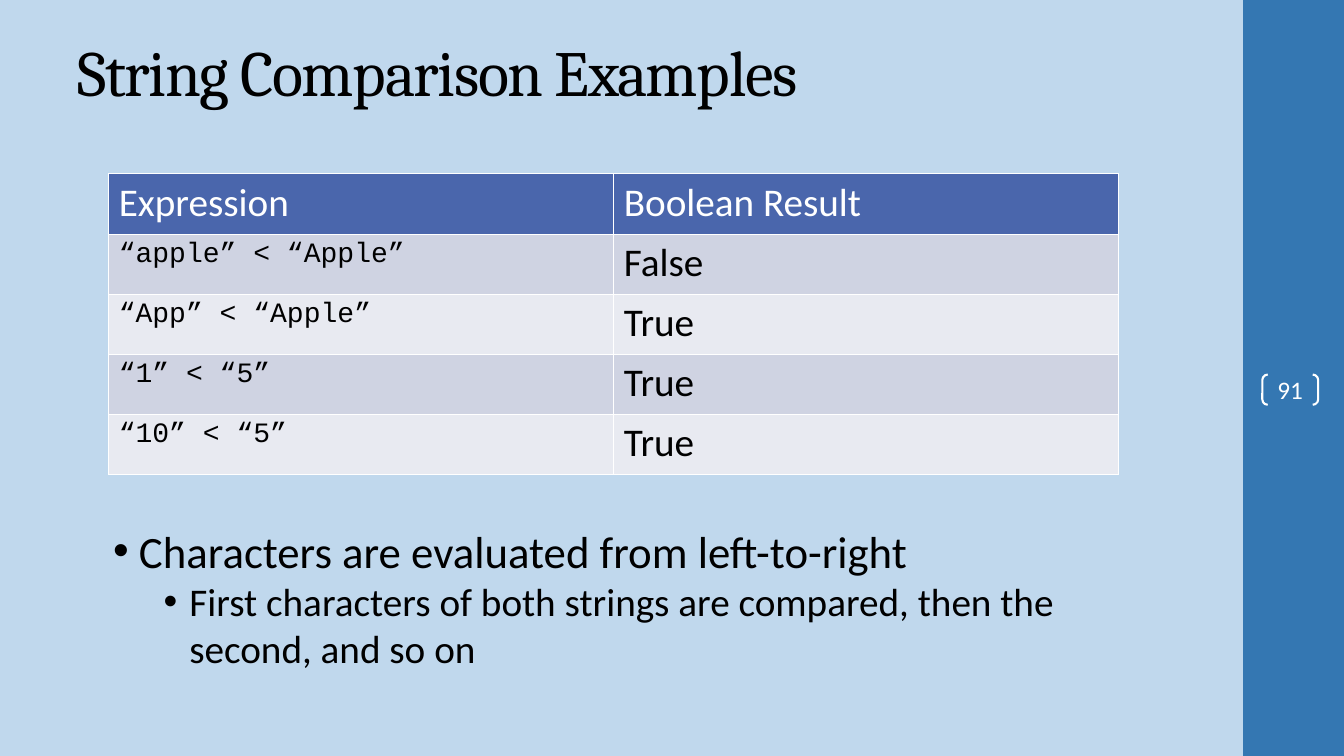
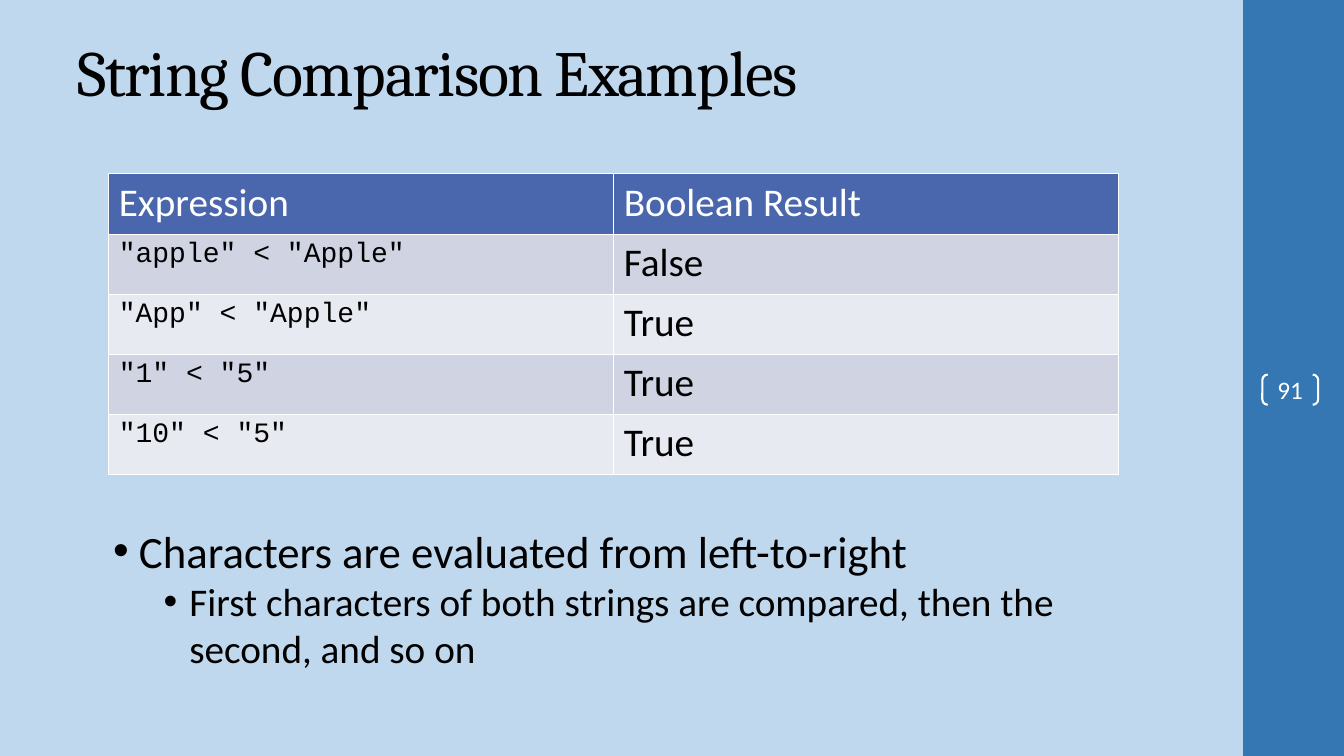
Before and after one commit to ProfSingletary/2023SpringNetworkScripting5Fridays, a slide deck: slide 91 of Day1.pptx. Drawn at 1344x756 pixels with LibreOffice and Linux fonts; fonts in the diff are those of the drawing; background and template pictures are left out. Boxes give left, top, right and bottom in pixels: in the first picture for what was removed or moved away, otherwise in the second. Text is boxed around its words. In the diff, an @@ line names an element or a change of style, - is before the commit and + after.

```diff
--- a/Day1.pptx
+++ b/Day1.pptx
@@ table at [109,174,1119,475] @@
@@ row 2, column 1: "“apple” < “Apple”" to ""apple" < "Apple"" @@
@@ row 3, column 1: "“App” < “Apple”" to ""App" < "Apple"" @@
@@ row 4, column 1: "“1” < “5”" to ""1" < "5"" @@
@@ row 5, column 1: "“10” < “5”" to ""10" < "5"" @@
```
Also in this commit, not shown: 14 other slides changed, 2 other files.
